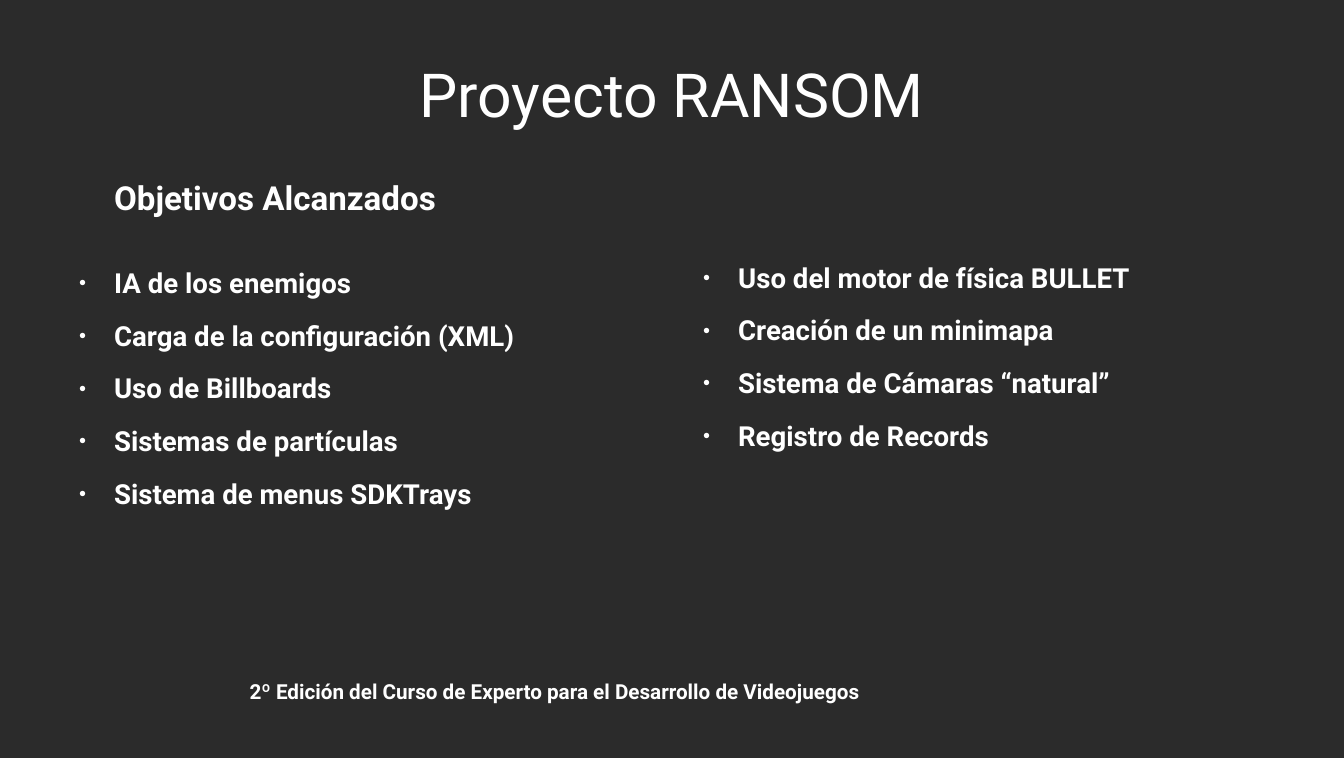
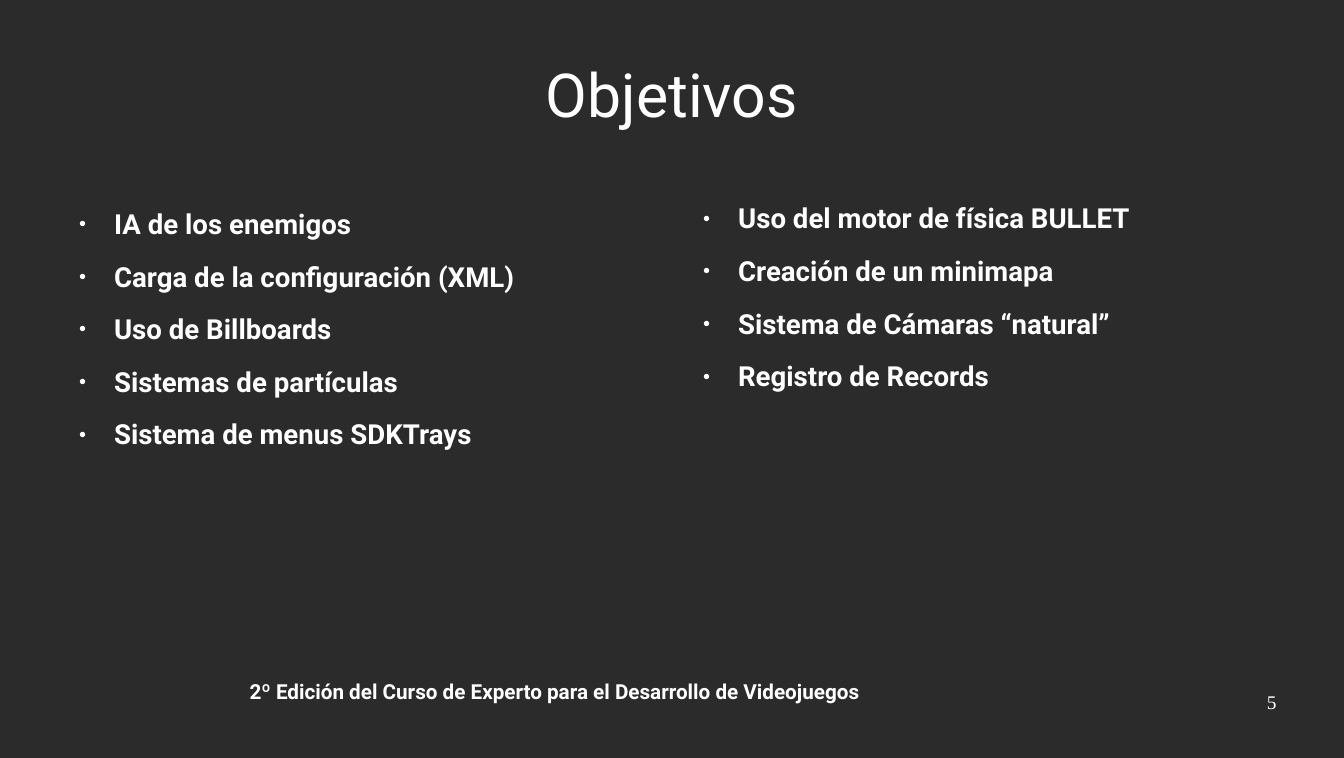
Before and after one commit to bievis/cedv-grupo4, a slide deck: slide 5 of ransom/doc/Presentacion/Presentacion.odp (slide 4 before the commit). Drawn at 1344x758 pixels with LibreOffice and Linux fonts; fonts in the diff are those of the drawing; background and template pictures are left out; a plain dark background stands for a picture behind light text. Boxes give left, top, right and bottom in pixels: in the first picture for what was removed or moved away, otherwise in the second. Text is boxed around its words. In the diff, an @@ line names an element or a change of style, - is before the commit and + after.

```diff
--- a/ransom/doc/Presentacion/Presentacion.odp
+++ b/ransom/doc/Presentacion/Presentacion.odp
@@ title at [546,71,798,130]: text changed @@
-Proyecto RANSOM
+Objetivos
@@ text "Uso del motor de física ...": place and size @@
-text "Uso del motor de física ..." at [738,267,1130,452]
+text "Uso del motor de física ..." at [738,207,1130,392]
@@ text at [114,185,435,217]: paragraph removed @@
-Objetivos Alcanzados
@@ page number added at [1267,696,1277,709], 14 pt, text #FFFFFF @@
+5
```
Also in this commit, not shown: 10 other slides changed, 1 slide added, 1 slide removed.
